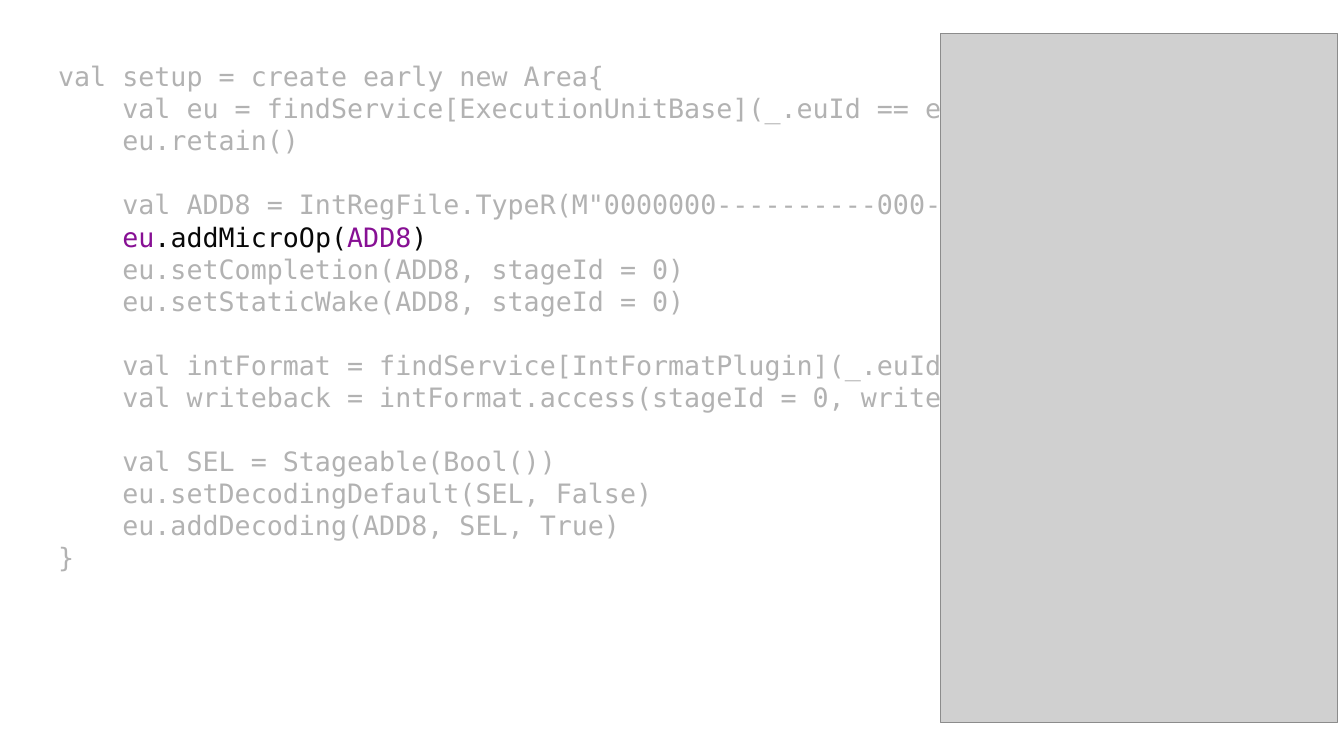
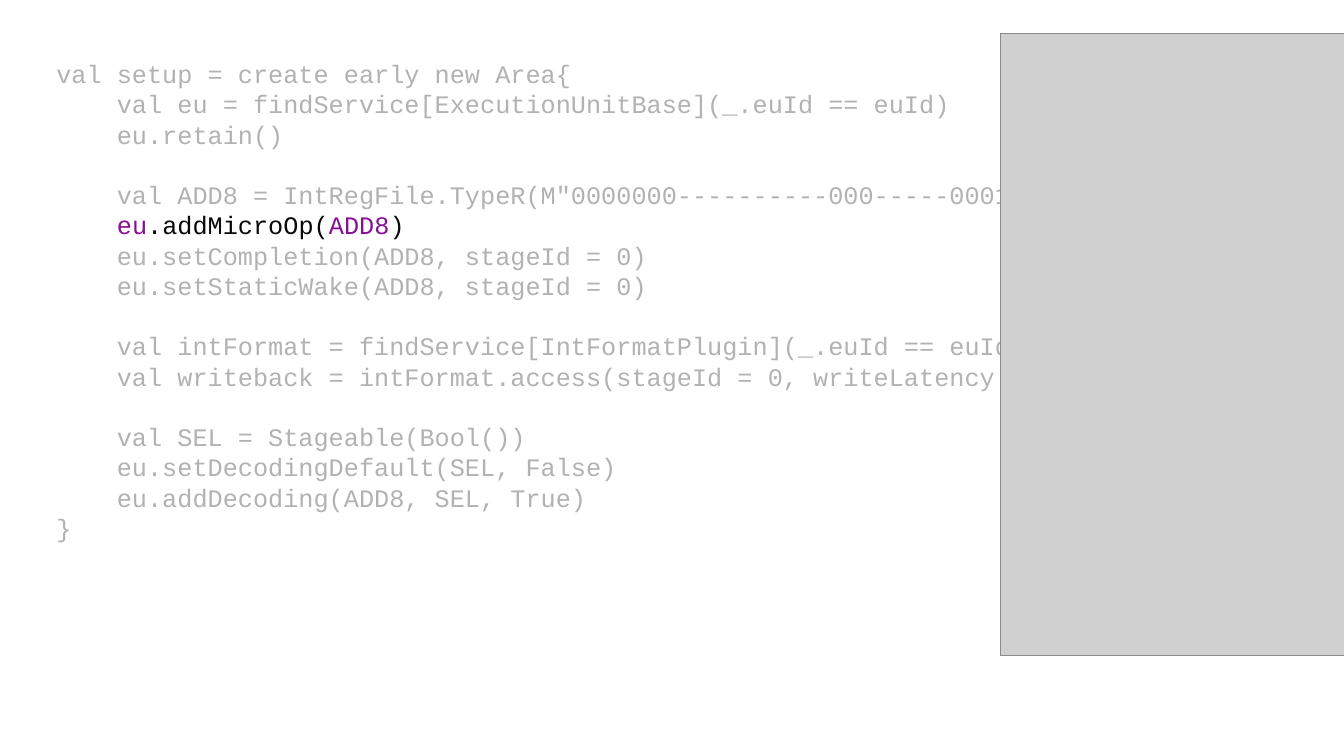
Before and after one commit to SpinalHDL/SpinalDoc, a slide deck: slide 18 of presentation/en/nax_040522/slices_nax_040522.odp. Drawn at 1344x756 pixels with LibreOffice and Linux fonts; fonts in the diff are those of the drawing; grey boxes stand for pictures. Boxes give left, top, right and bottom in pixels: in the first picture for what was removed or moved away, otherwise in the second. Text is boxed around its words. In the diff, an @@ line names an element or a change of style, - is before the commit and + after.

```diff
--- a/presentation/en/nax_040522/slices_nax_040522.odp
+++ b/presentation/en/nax_040522/slices_nax_040522.odp
@@ text "val setup = create early ..." at [56,65,1085,512]: size 18 to 17 pt, font DejaVu Sans Mono to Courier New @@
@@ picture: place and size @@
-picture at [941,33,1338,722]
+picture at [1001,33,1344,655]
```
Also in this commit, not shown: 13 other slides changed, 2 slides added, 3 slides removed.
